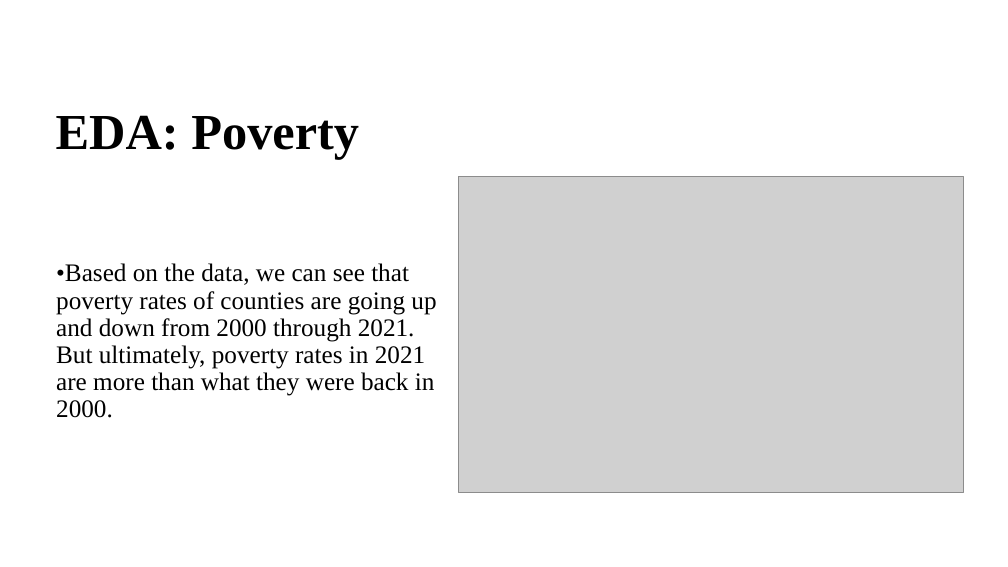
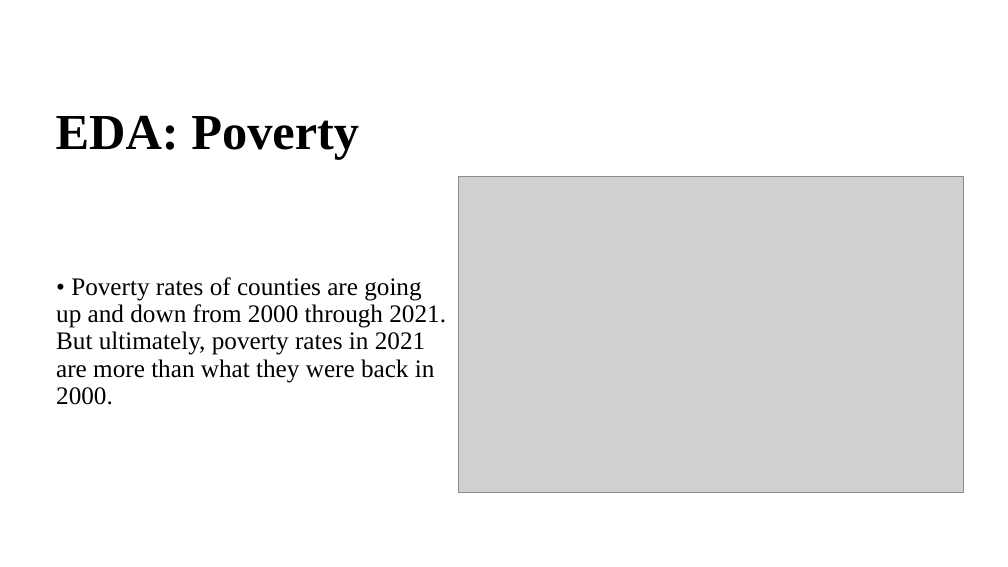
Before and after one commit to mirahmed07/DS_Masters_SPU, a slide deck: slide 10 of DS_670/Documents/DS_670_project_Mir_Madhrui_Kaushik_Leonsteen.pptx. Drawn at 1008x567 pixels with LibreOffice and Linux fonts; fonts in the diff are those of the drawing; grey boxes stand for pictures. Boxes give left, top, right and bottom in pixels: in the first picture for what was removed or moved away, otherwise in the second. Text is boxed around its words. In the diff, an @@ line names an element or a change of style, - is before the commit and + after.

```diff
--- a/DS_670/Documents/DS_670_project_Mir_Madhrui_Kaushik_Leonsteen.pptx
+++ b/DS_670/Documents/DS_670_project_Mir_Madhrui_Kaushik_Leonsteen.pptx
@@ text at [56, 277, 446, 405]: text changed @@
-•Based on the data, we can see that poverty rates of counties are going up and down from 2000 through 2021. But ultimately, poverty rates in 2021 are more than what they were back in 2000.
+• Poverty rates of counties are going up and down from 2000 through 2021. But ultimately, poverty rates in 2021 are more than what they were back in 2000.
```
Also in this commit, not shown: 6 other slides changed, 1 slide added.
